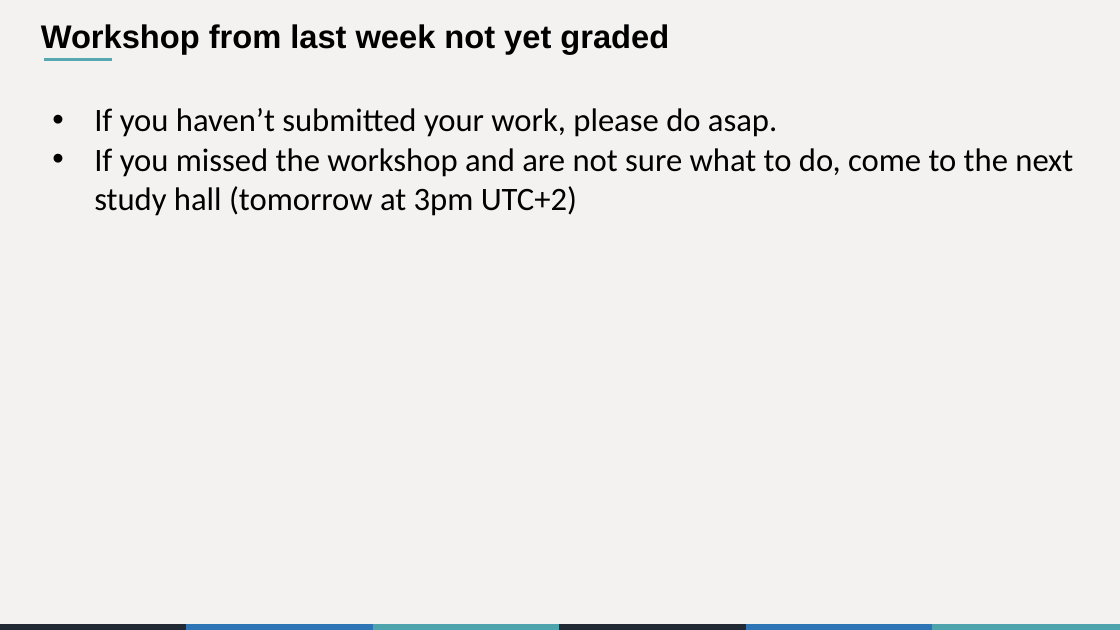
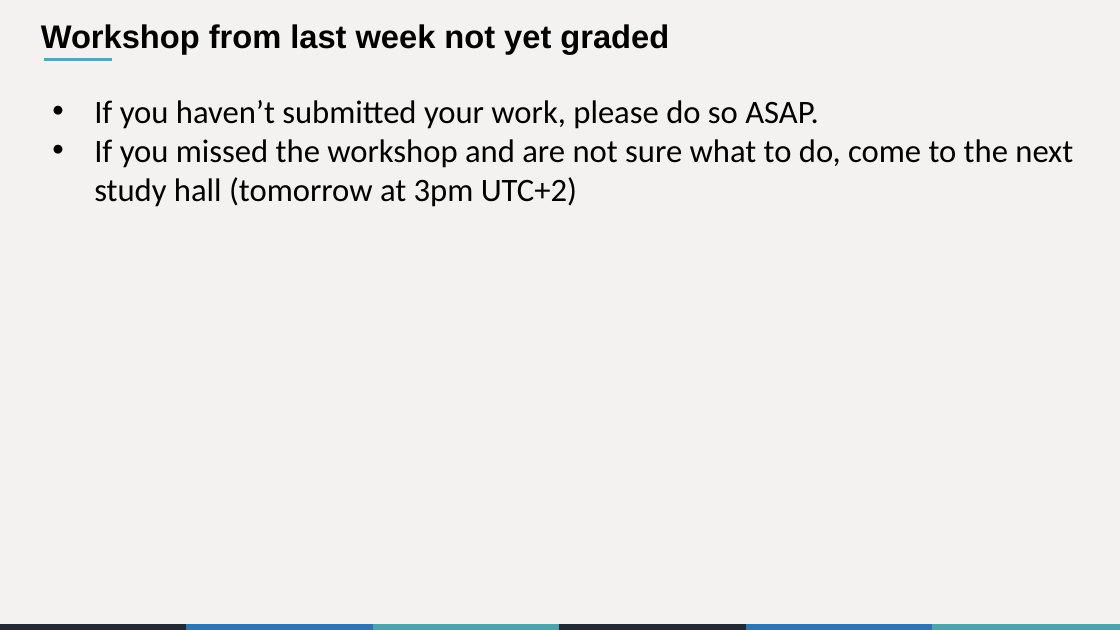
Before and after one commit to the-graph-courses/rbp_cohort_0_materials, a slide deck: slide 6 of week_03/slides/rbp_workshop_03.pptx. Drawn at 1120x630 pixels with LibreOffice and Linux fonts; fonts in the diff are those of the drawing. Boxes give left, top, right and bottom in pixels: in the first picture for what was removed or moved away, otherwise in the second. Text is boxed around its words. In the diff, an @@ line names an element or a change of style, - is before the commit and + after.

```diff
--- a/week_03/slides/rbp_workshop_03.pptx
+++ b/week_03/slides/rbp_workshop_03.pptx
@@ text "If you haven’t submitted your ...": place and size @@
-text "If you haven’t submitted your ..." at (94,108,1073,216)
+text "If you haven’t submitted your ..." at (94,100,1073,207)
@@ text at (94,100,818,129): text changed @@
-• If you haven’t submitted your work, please do asap.
+• If you haven’t submitted your work, please do so ASAP.
```
Also in this commit, not shown: 6 other slides changed, 1 slide added, 7 other files.
